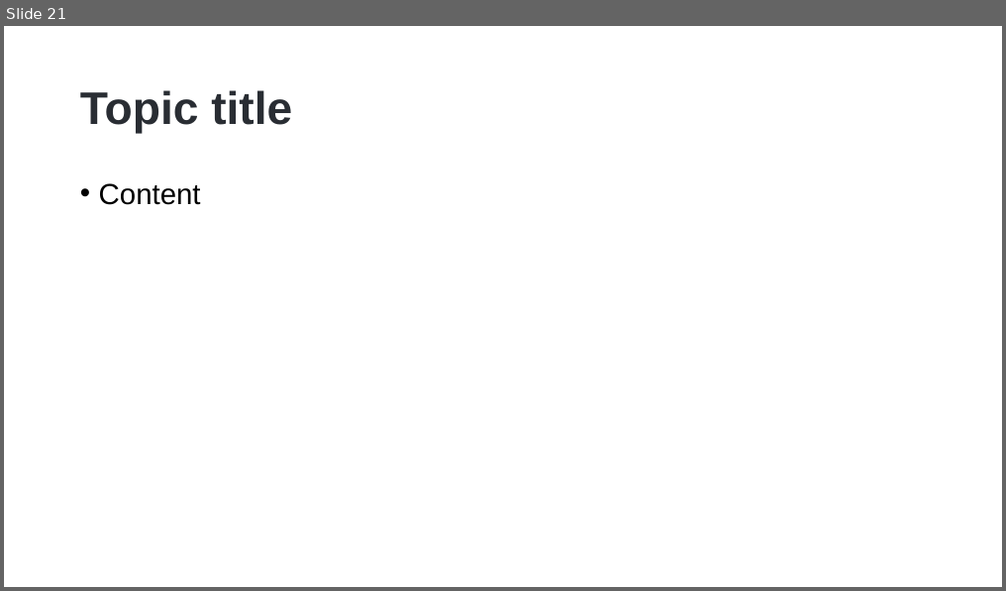
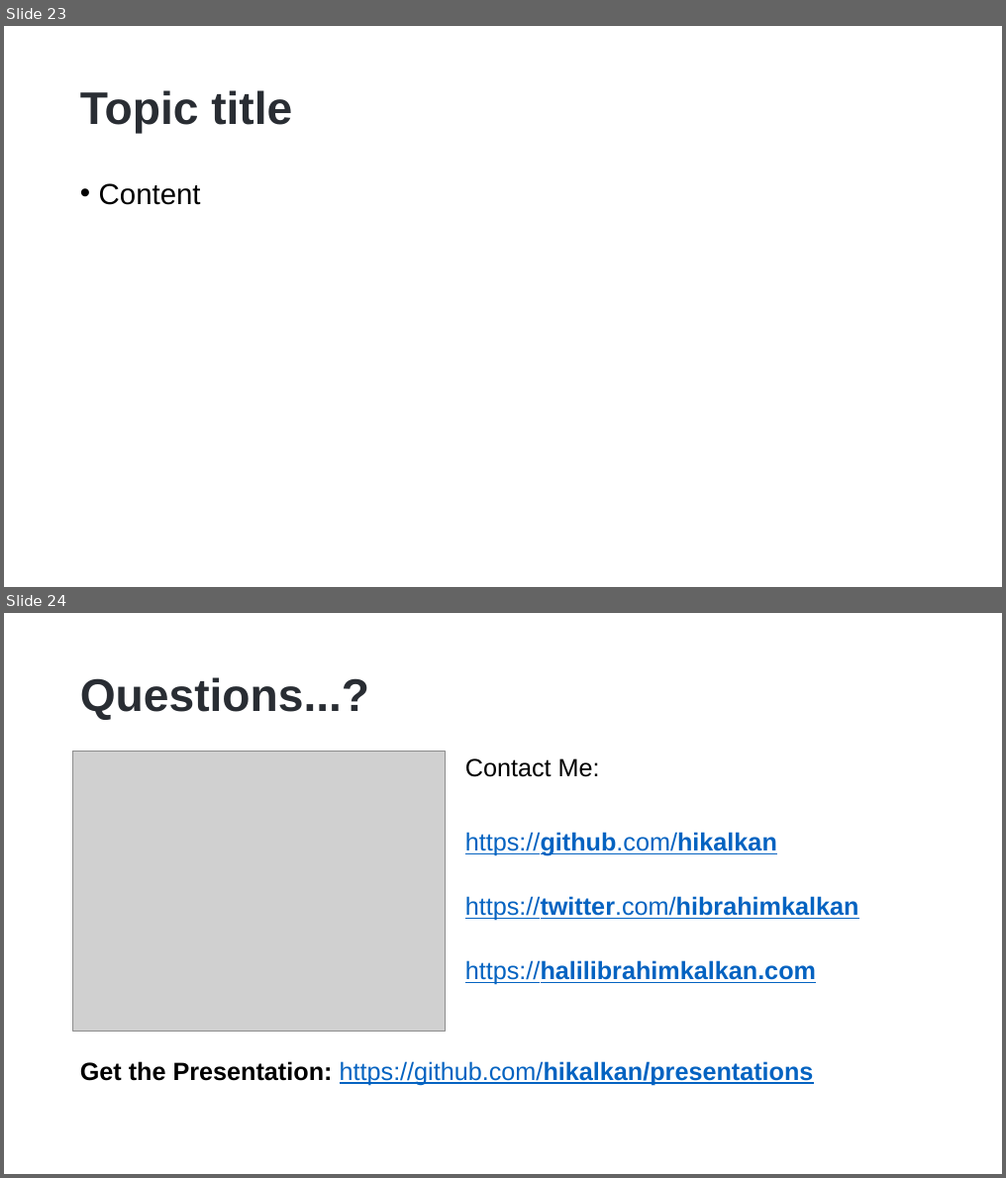
Before and after one commit to hikalkan/presentations, a slide deck: 2023-01-17 Dotnet Foundation Summit 2023/ABP Multi-Tenancy.pptx. Shown one above the other, each under a label of ours: slide 21 before the commit, slides 23 and 24 after it. The pictures are 1006x591 and 1006x1178 pixels, drawn with LibreOffice and Linux fonts; fonts in the diff are those of the drawing; grey boxes stand for pictures; background and template pictures are left out. Boxes give left, top, right and bottom in pixels: in the first picture for what was removed or moved away, otherwise in the second. Text is boxed around its words. In the diff, an @@ line names an element or a change of style, - is before the commit and + after.

```diff
--- a/2023-01-17 Dotnet Foundation Summit 2023/ABP Multi-Tenancy.pptx
+++ b/2023-01-17 Dotnet Foundation Summit 2023/ABP Multi-Tenancy.pptx
@@ slide 24 added at (x1=4, y1=613, x2=1002, y2=1174), background picture (left out) @@
@@ title added at (x1=80, y1=677, x2=369, y2=720), 44 pt, text #292D33, bold @@
+Questions...?
@@ picture added at (x1=73, y1=752, x2=446, y2=1031) @@
@@ text added at (x1=465, y1=759, x2=859, y2=985), 24 pt, text #0563C1, bold, underline @@
+Contact Me:
+https://github.com/hikalkan
+https://twitter.com/hibrahimkalkan
+https://halilibrahimkalkan.com
@@ text added at (x1=80, y1=1061, x2=814, y2=1085), 24 pt, text #0563C1, bold, underline @@
+Get the Presentation: https://github.com/hikalkan/presentations
@@ what was slide 21 is now slide 23 @@
```
Also in this commit, not shown: 1 other slide added, 1 slide removed.
